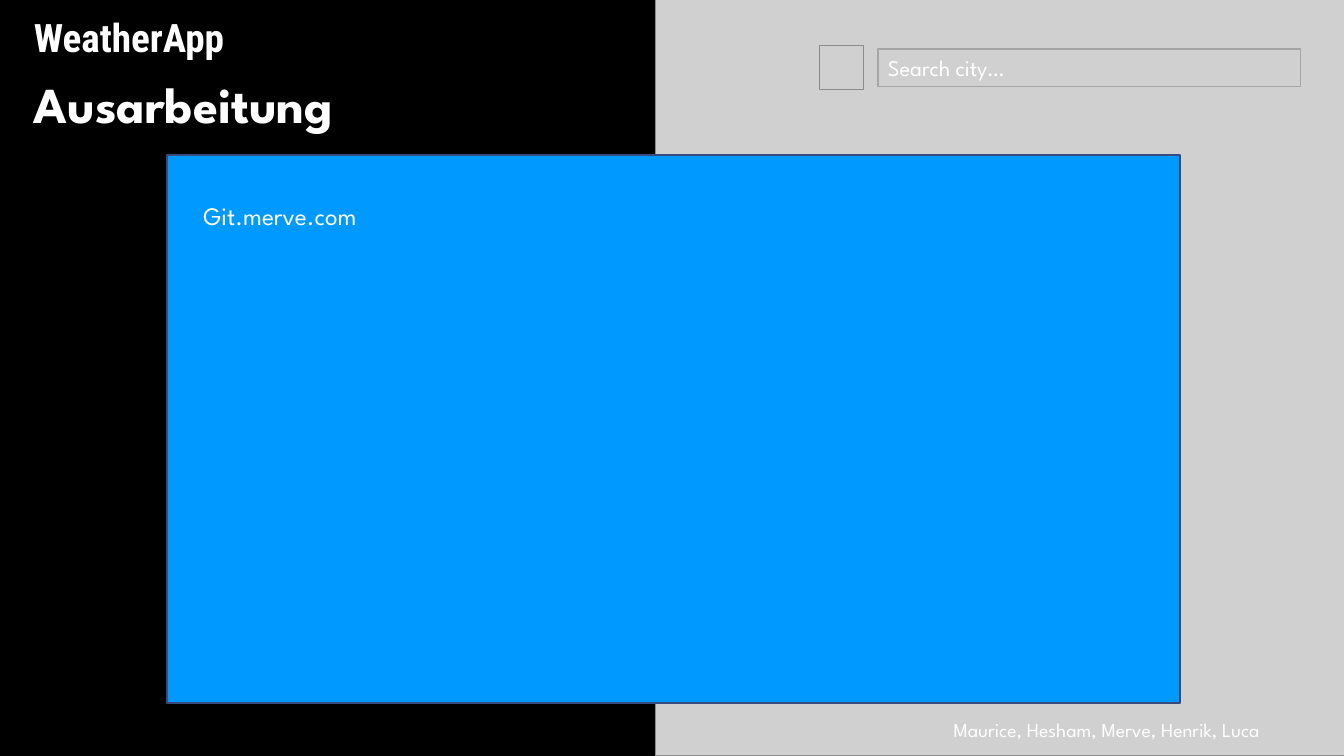
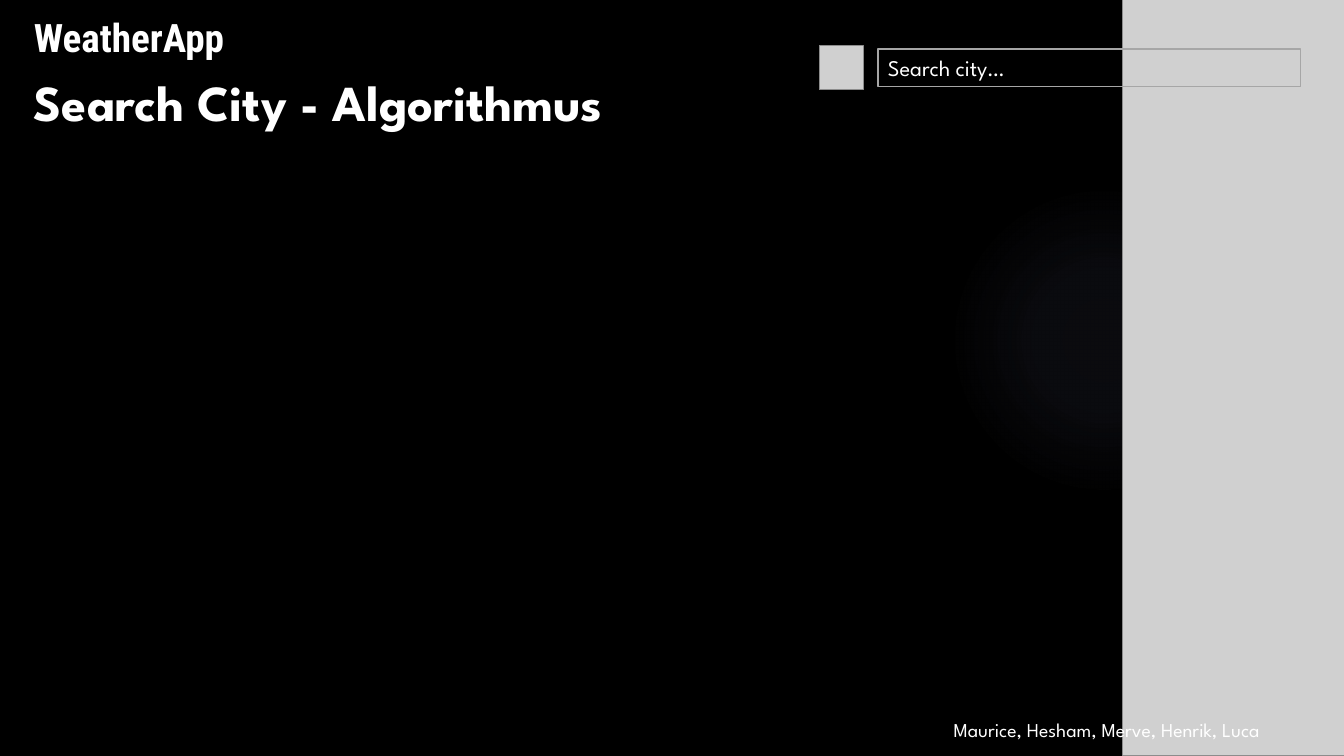
Before and after one commit to Hesham-Awadalla/Weather_App, a slide deck: slide 8 of Design_WetterApp.pptx (slide 6 before the commit). Drawn at 1344x756 pixels with LibreOffice and Linux fonts; fonts in the diff are those of the drawing; grey boxes stand for pictures; background and template pictures are left out. Boxes give left, top, right and bottom in pixels: in the first picture for what was removed or moved away, otherwise in the second. Text is boxed around its words. In the diff, an @@ line names an element or a change of style, - is before the commit and + after.

```diff
--- a/Design_WetterApp.pptx
+++ b/Design_WetterApp.pptx
@@ picture: place and size @@
-picture at box(655, 0, 1344, 756)
+picture at box(1123, 0, 1344, 756)
@@ text at box(34, 86, 603, 132): text changed @@
-Ausarbeitung
+Search City - Algorithmus
@@ rectangle removed at box(167, 155, 1181, 703) @@
@@ text removed at box(203, 208, 356, 226) @@
-Git.merve.com
@@ ellipse added at box(949, 185, 1259, 495), fill gradient #9297CF @@
```
Also in this commit, not shown: 6 other slides changed, 6 slides added, 37 other files.
